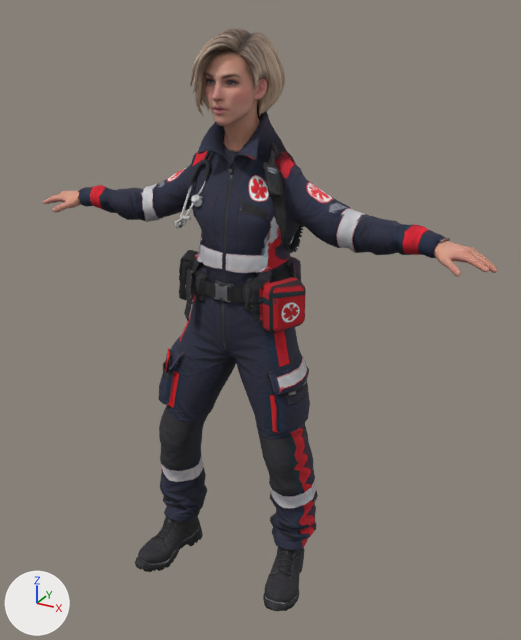
Renders of the glTF model assets/npcs/laura-lisboa.glb from each side of a commit.
Before and after are seen from a 50 mm camera at (0.985, -1.677, 0.827) aimed at (0.044, 0.036, -0.029). Arrows for +X, +Y and +Z are at lower left; the lights stay in place. The older version comes first. Where no turn or scale is listed for an object, it has been applied to the vertices. Vertices at exactly the same position are counted once.

In view in the first picture: 'laura-lisboa'.
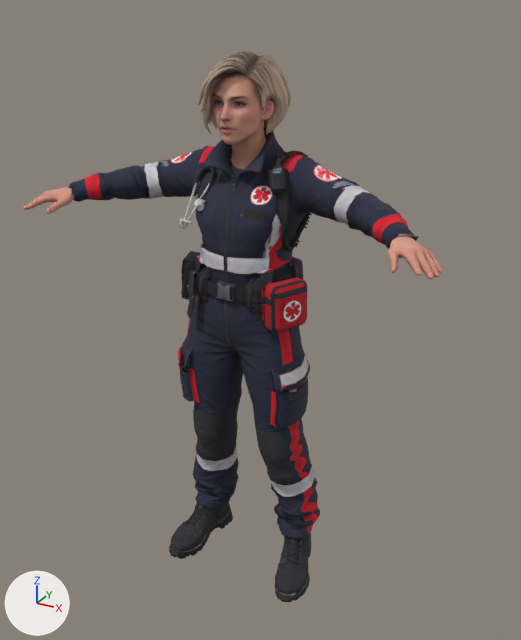
Diff of the bpy script that builds the scene:
```diff
--- a/assets/npcs/laura-lisboa.glb.py
+++ b/assets/npcs/laura-lisboa.glb.py
@@ me_laura_lisboa @@
 # used by ob_laura_lisboa; location = (0.0, 0.0, 0.0)
-me_laura_lisboa.from_pydata(...)  # 9682 vertices, 19124 faces; spans x -0.7..0.71, y -0.24..0.21, z -0.91..0.77
+me_laura_lisboa.from_pydata(...)  # 9682 vertices, 19124 faces; spans x -0.61..0.61, y -0.22..0.23, z -0.91..0.71
+# me_laura_lisboa part 1: the loose piece of 399 vertices spanning x -0.3..-0.17, y -0.24..0.03, z -0.91..-0.74 is multiplied about its middle by the matrix ((0.999, 0.029, 0.035), (-0.023, 0.989, -0.145), (-0.039, 0.144, 0.989)), then moved by (0.06, 0.11, 0.0)
+# me_laura_lisboa part 2: the loose piece of 107 vertices spanning x -0.22..-0.18, y -0.12..-0.09, z -0.21..-0.13 is moved by (0.02, 0.04, -0.01)
+# me_laura_lisboa part 3: the loose piece of 175 vertices spanning x -0.14..-0.09, y -0.11..-0.09, z -0.01..0.14 is moved by (0.0, 0.01, 0.0)
+# me_laura_lisboa part 4: the loose piece of 124 vertices spanning x -0.19..-0.12, y -0.07..0.01, z 0.03..0.17 is moved by (0.0, 0.01, -0.01)
+# me_laura_lisboa part 5: the loose piece of 98 vertices spanning x -0.15..-0.12, y -0.11..-0.08, z 0.26..0.29 is moved by (0.0, 0.01, 0.0)
+# me_laura_lisboa part 6: the loose piece of 90 vertices spanning x -0.15..-0.1, y -0.1..-0.09, z 0.27..0.3 is scaled about its middle by (0.861, 0.217, 0.0956), then moved by (0.0, 0.01, -0.01)
+# me_laura_lisboa part 7: the loose piece of 72 vertices spanning x -0.11..-0.07, y -0.09..-0.06, z 0.32..0.36 is moved by (0.0, 0.01, -0.01)
+# me_laura_lisboa part 8: the loose piece of 1107 vertices spanning x -0.08..0.08, y -0.12..0.07, z 0.45..0.72 is moved by (0.0, 0.04, -0.05)
+# me_laura_lisboa part 9: the loose piece of 1321 vertices spanning x -0.1..0.1, y -0.13..0.12, z 0.54..0.77 is moved by (0.0, 0.04, -0.05)
+# me_laura_lisboa part 10: the loose piece of 115 vertices spanning x -0.12..0.12, y 0.09..0.21, z -0.01..0.15 is moved by (0.0, 0.02, 0.0)
+# me_laura_lisboa part 11: the loose piece of 399 vertices spanning x 0.12..0.25, y -0.19..0.08, z -0.9..-0.73 is multiplied about its middle by the matrix ((1.003, -0.025, -0.052), (0.02, 0.987, -0.112), (0.034, 0.154, 0.974)), then moved by (0.0, 0.06, -0.01)
+# me_laura_lisboa part 12: the loose piece of 130 vertices spanning x 0.11..0.21, y -0.11..0.02, z 0.0..0.14 is moved by (0.0, 0.01, 0.0)
+# me_laura_lisboa part 13: 4363 of 9682 vertices moved; they spanned x -0.7..0.71, y -0.14..0.15, z -0.79..0.58 and now span x -0.61..0.61, y -0.22..0.16, z -0.78..0.52; mean shift (0.0, 0.0, 0.01); largest move (0.7, -0.03, 0.26) -> (0.6, -0.21, 0.28)
+# other edits to the shape of me_laura_lisboa do not show in these pictures
 me_laura_lisboa.materials.append(mat_laura_lisboa)
```

Pixel boxes (x1, y1, x2, y2) of what changed, in the pictures (521 x 640 px; the box of a moved part takes in the faces that stretch with it):
'laura-lisboa', reshaped (8% narrower)
    before: (43, 29, 497, 611)
    after: (24, 51, 442, 602)
part 1 of me_laura_lisboa, moved or reshaped
    before: (135, 517, 203, 572)
    after: (169, 502, 233, 559)
part 2 of me_laura_lisboa, moved or reshaped
    before: (166, 351, 170, 373)
    after: (177, 351, 186, 371)
part 3 of me_laura_lisboa, moved or reshaped
    before: (184, 269, 195, 322)
    after: (187, 269, 197, 319)
part 4 of me_laura_lisboa, moved or reshaped
    before: (179, 250, 199, 300)
    after: (181, 251, 200, 300)
part 5 of me_laura_lisboa, moved or reshaped
    before: (175, 219, 187, 229)
    after: (179, 218, 189, 229)
part 6 of me_laura_lisboa, moved or reshaped
    before: (174, 216, 191, 224)
    after: (179, 218, 192, 224)
part 7 of me_laura_lisboa, moved or reshaped
    before: (191, 194, 204, 207)
    after: (194, 198, 207, 211)
part 8 of me_laura_lisboa, moved or reshaped
    before: (205, 52, 267, 151)
    after: (213, 74, 274, 169)
part 9 of me_laura_lisboa, moved or reshaped
    before: (190, 29, 285, 121)
    after: (198, 51, 291, 137)
part 10 of me_laura_lisboa, moved or reshaped (mostly hidden)
    before: (287, 256, 301, 281)
    after: (290, 257, 303, 280)
part 11 of me_laura_lisboa, moved or reshaped
    before: (263, 547, 305, 611)
    after: (275, 533, 311, 602)
part 12 of me_laura_lisboa, moved or reshaped
    before: (262, 277, 306, 333)
    after: (264, 278, 307, 332)
part 13 of me_laura_lisboa, moved or reshaped
    before: (43, 106, 497, 550)
    after: (24, 125, 442, 538)
